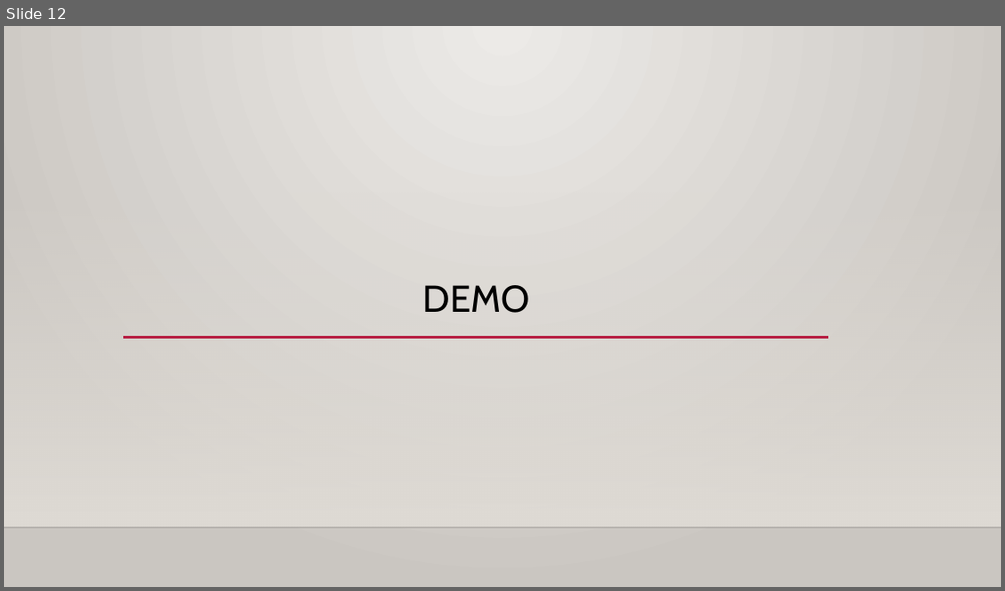
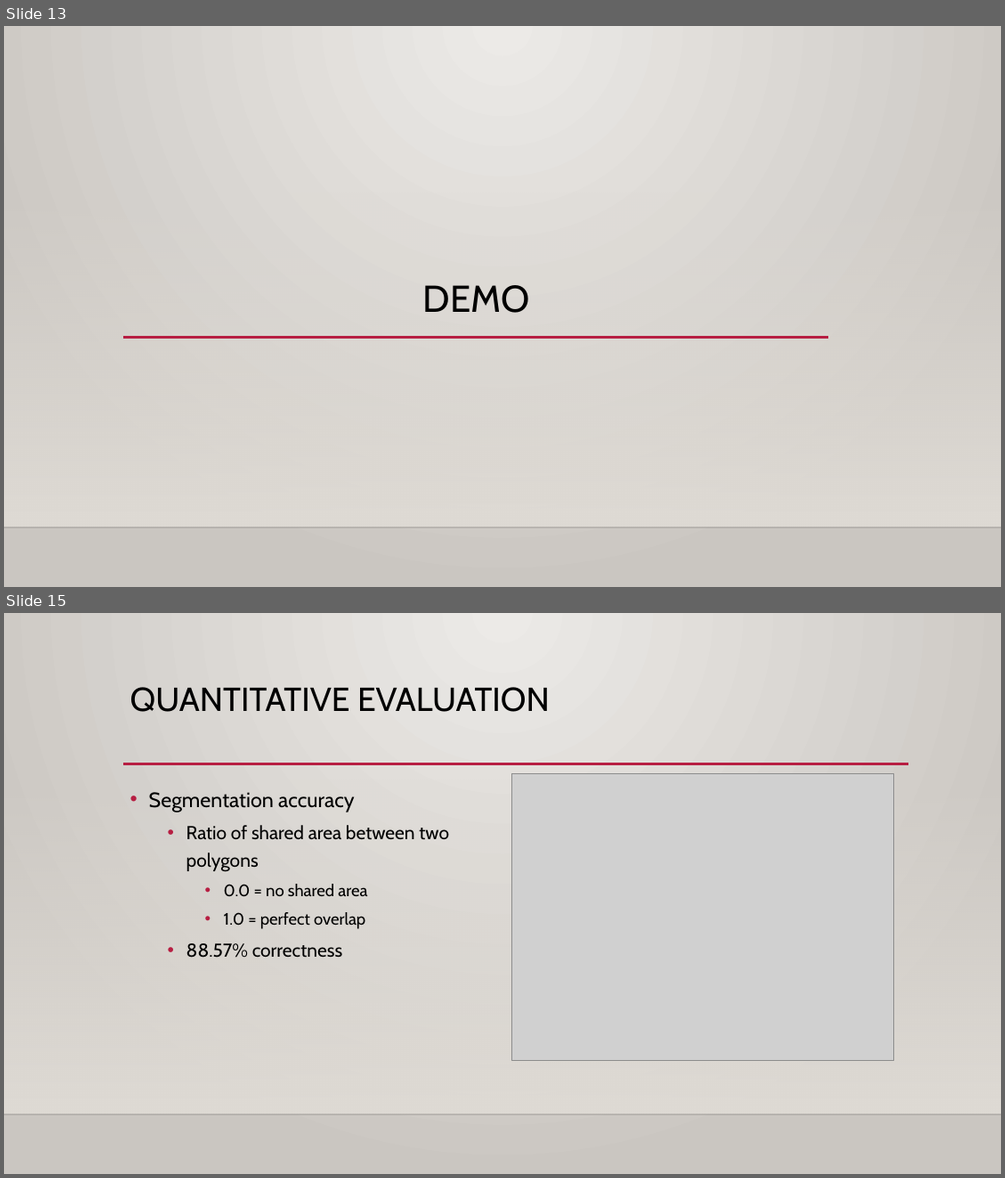
Before and after one commit to timothythiecke/ComputerVisieProject, a slide deck: Presentation/presentation.pptx. Shown one above the other, each under a label of ours: slide 12 before the commit, slides 13 and 15 after it; the slides between them are not shown. The pictures are 1005x591 and 1005x1178 pixels, drawn with LibreOffice and Linux fonts; fonts in the diff are those of the drawing; grey boxes stand for pictures; background and template pictures are left out. Boxes give left, top, right and bottom in pixels: in the first picture for what was removed or moved away, otherwise in the second. Text is boxed around its words. In the diff, an @@ line names an element or a change of style, - is before the commit and + after.

```diff
--- a/Presentation/presentation.pptx
+++ b/Presentation/presentation.pptx
@@ slide 15 added at [4, 613, 1001, 1174], background gradient #ECEAE7 to #CAC7C1; not listed: 2 template elements that a slide beside it also shows @@
@@ title added at [130, 687, 550, 712], 32 pt, text #000000 @@
+QUANTITATIVE EVALUATION
@@ line added from (123, 764) to (909, 764), #B71E42 2.5 pt @@
@@ text added at [149, 792, 449, 957], 18 pt, text #000000 @@
+• Segmentation accuracy
+  • Ratio of shared area between two polygons
+    • 0.0 = no shared area
+    • 1.0 = perfect overlap
+  • 88.57% correctness
@@ picture added at [512, 774, 893, 1060] @@
@@ what was slide 12 is now slide 13 @@
```
Also in this commit, not shown: 4 slides changed, 10 other slides added, 6 slides removed.
